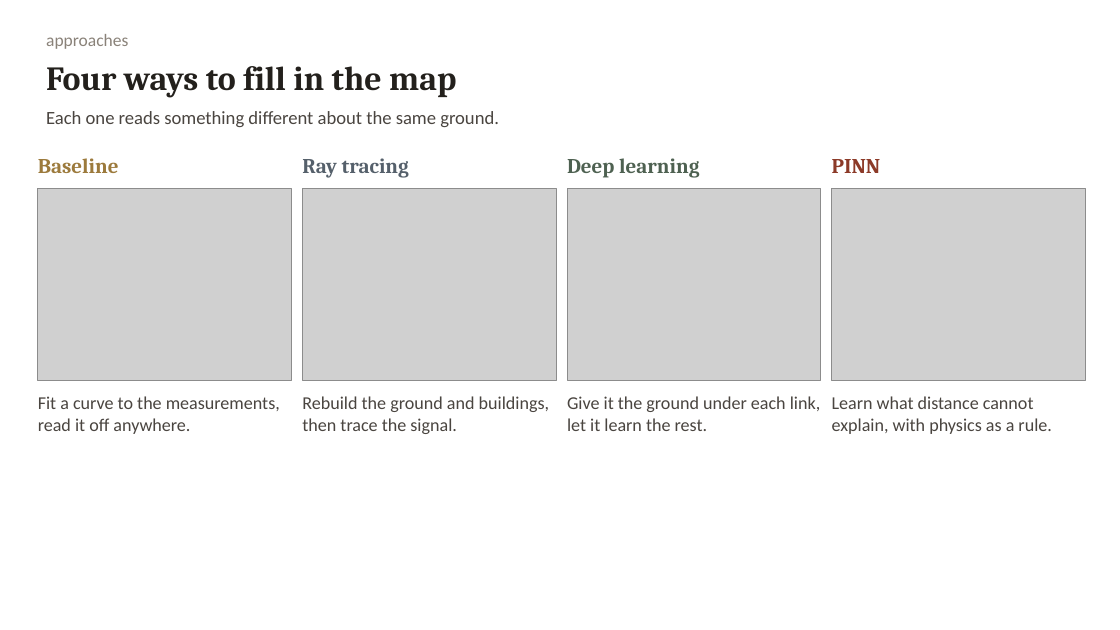
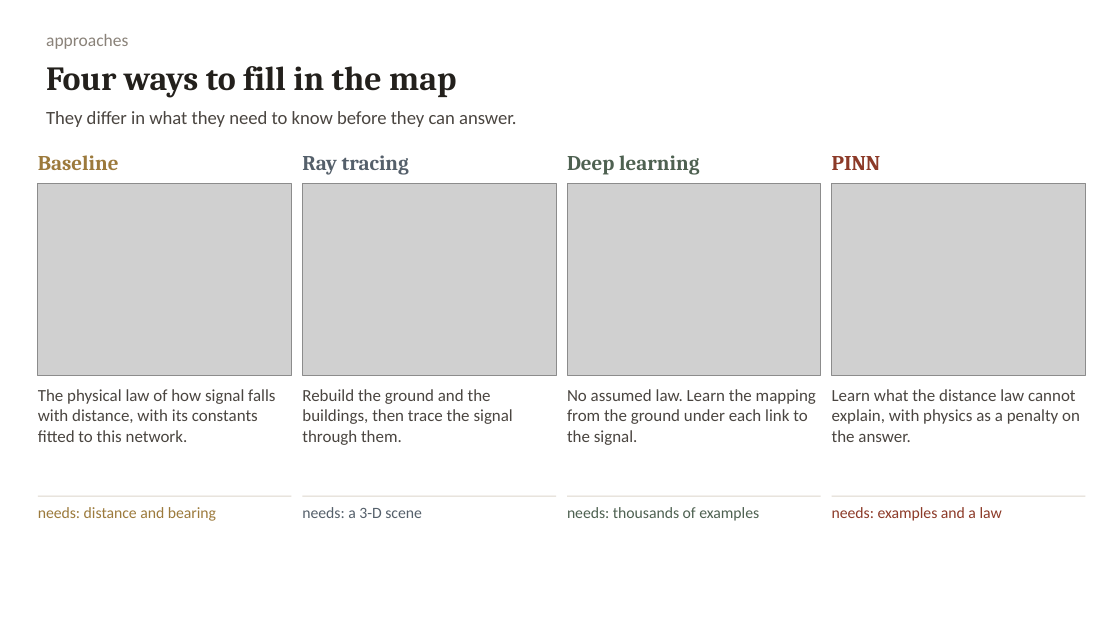
Before and after one commit to mtang724/arathon-c03-rural-infrastructure-placement, a slide deck: slide 3 of ARA_Challenge3.pptx. Drawn at 1120x630 pixels with LibreOffice and Linux fonts; fonts in the diff are those of the drawing; grey boxes stand for pictures. Boxes give left, top, right and bottom in pixels: in the first picture for what was removed or moved away, otherwise in the second. Text is boxed around its words. In the diff, an @@ line names an element or a change of style, - is before the commit and + after.

```diff
--- a/ARA_Challenge3.pptx
+++ b/ARA_Challenge3.pptx
@@ text at [46, 111, 517, 127]: text changed @@
-Each one reads something different about the same ground.
+They differ in what they need to know before they can answer.
@@ 4 pictures: place and size @@
-4 pictures at [38, 188, 1086, 381]
+4 pictures at [38, 183, 1086, 376]
@@ text at [38, 389, 275, 442]: text changed; size 15.5 to 14.5 pt @@
-Fit a curve to the measurements, read it off anywhere.
+The physical law of how signal falls with distance, with its constants fitted to this network.
@@ text at [302, 389, 513, 445]: text changed; size 15.5 to 14.5 pt @@
-Rebuild the ground and buildings, then trace the signal.
+Rebuild the ground and the buildings, then trace the signal through them.
@@ text at [567, 389, 816, 445]: text changed; size 15.5 to 14.5 pt @@
-Give it the ground under each link, let it learn the rest.
+No assumed law. Learn the mapping from the ground under each link to the signal.
@@ text at [832, 389, 1080, 442]: text changed; size 15.5 to 14.5 pt @@
-Learn what distance cannot explain, with physics as a rule.
+Learn what the distance law cannot explain, with physics as a penalty on the answer.
@@ rectangle added at [38, 496, 292, 497], fill #DDD6CC @@
@@ text added at [38, 507, 216, 521], 13.5 pt, text #9C7A3C @@
+needs: distance and bearing
@@ rectangle added at [302, 496, 556, 497], fill #DDD6CC @@
@@ text added at [302, 507, 422, 518], 13.5 pt, text #55606B @@
+needs: a 3-D scene
@@ rectangle added at [567, 496, 821, 497], fill #DDD6CC @@
@@ text added at [567, 507, 759, 521], 13.5 pt, text #4E6151 @@
+needs: thousands of examples
@@ rectangle added at [832, 496, 1086, 497], fill #DDD6CC @@
@@ text added at [832, 507, 1002, 521], 13.5 pt, text #8C3A28 @@
+needs: examples and a law
```
Also in this commit, not shown: 1 other file.
